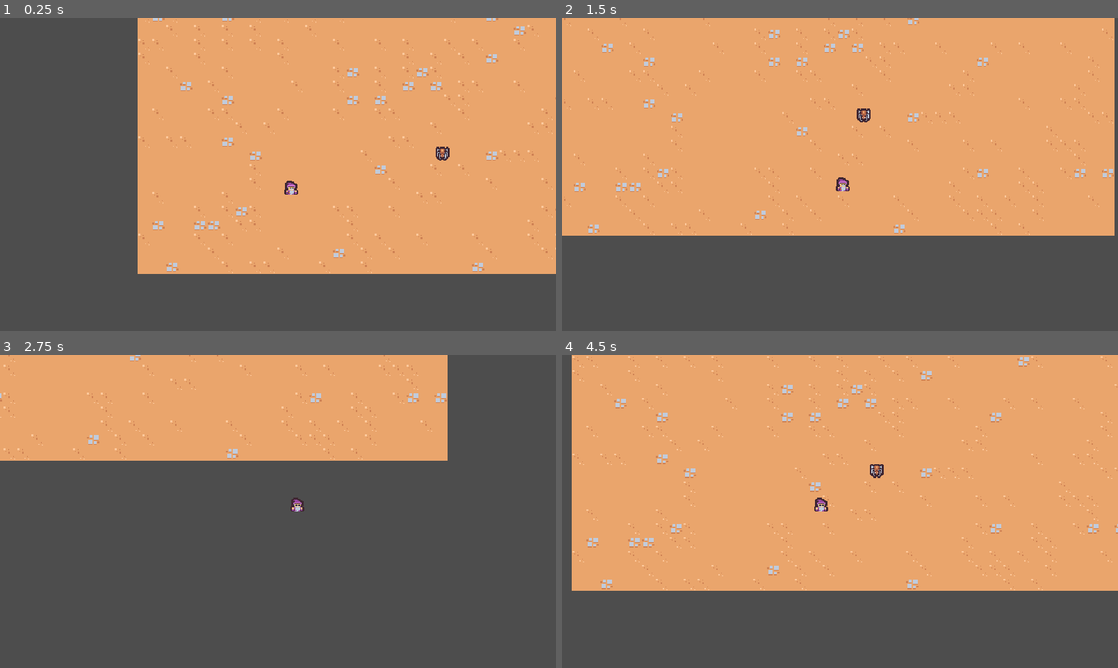
Above: before the commit, frames 1-4 (two rows, left to right).
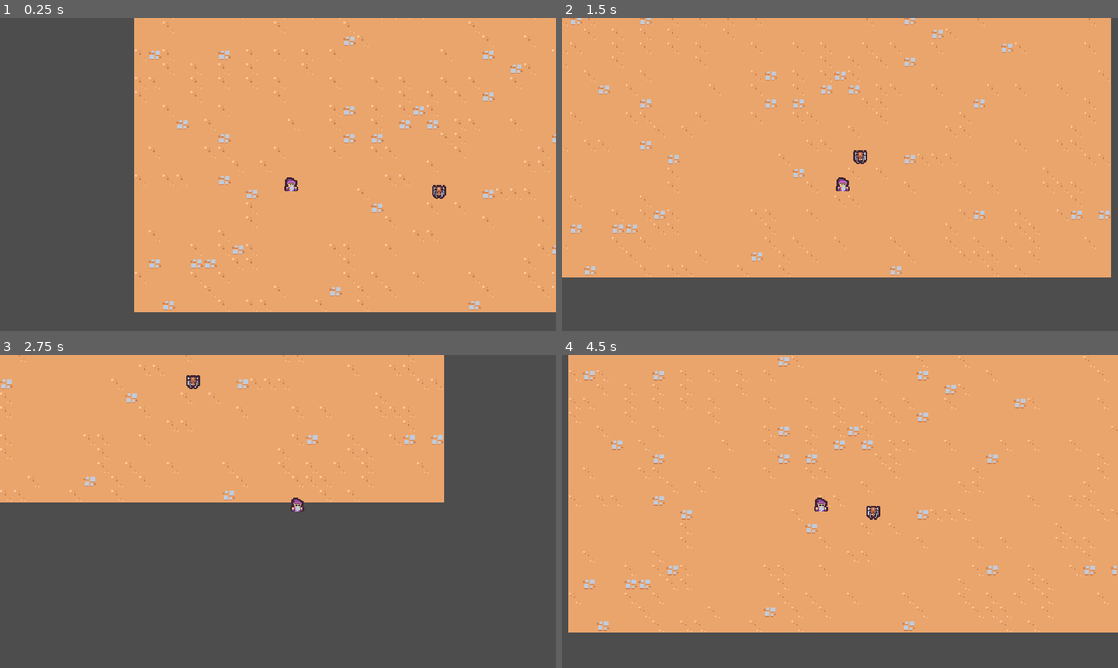
Above: after the commit, the same moments.

Repository: RdotSilva/Godot-2D-Survivor
Game: Godot game, scene res://scenes/main/main.tscn
Two runs of this game, one before a commit and one after it. Both use one fixed random seed, a clock stepped at 60 frames per second and the inputs below.
Inputs:
- Up to frame 1 (0.25 s): no input
- Up to frame 2 (1.5 s): hold D (move_right) 0.53-1.28 s; hold S (move_down) from 1.28 s (still down)
- Up to frame 3 (2.75 s): release S (move_down) at 2.03 s; hold D (move_right) from 2.03 s (still down)
- Up to frame 4 (4.5 s): release D (move_right) at 2.78 s; hold W (move_up) 2.78-3.53 s; hold A (move_left) from 3.53 s (still down)

The runs differ from the first frame. In frame 1, 13% of the frame differs, in the area x 24-100%, y 0-94%; in frame 2, 17%; in frame 3, 12%; in frame 4, 17%, in the area x 1-100%, y 0-89%.

Commit message:
Update collision layer for enemy

Diff:
--- a/scenes/main/main.tscn
+++ b/scenes/main/main.tscn
@@ -15,7 +15,8 @@
 layer_0/tile_data = PackedInt32Array(1441831, 0, 4, 1376295, 0, 4, 1310759, 0, 4, 1245223, 0, 4, 1179687, 393216, 3, 11 …(13731 unchanged characters)…
 
 [node name="Player" parent="." instance=ExtResource("1_grfab")]
-position = Vector2(177, 277)
+position = Vector2(181, 229)
 
 [node name="BasicEnemy" parent="." instance=ExtResource("4_vm6ys")]
 position = Vector2(351, 238)
+collision_layer = 0
